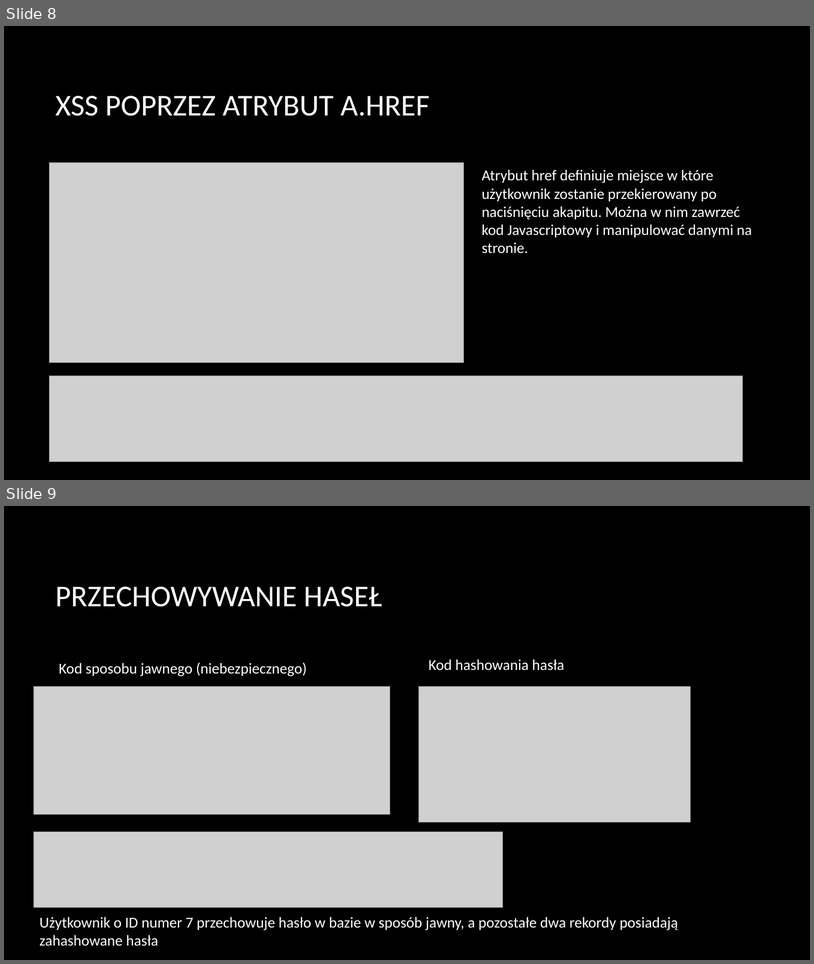
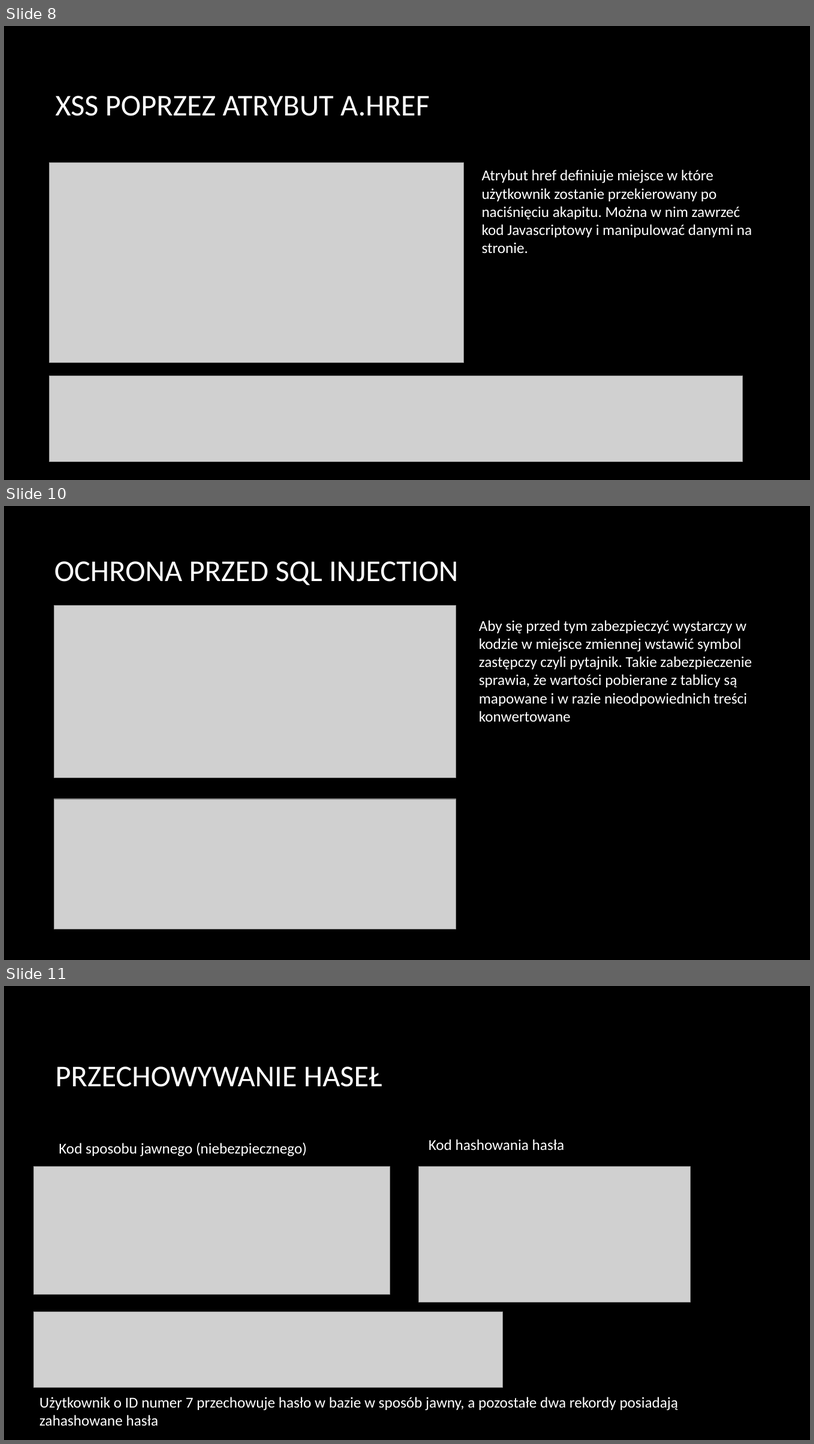
Before and after one commit to jakubfalowski/XSS-FIX_React_Node_Express, a slide deck: proseminarium.pptx. Shown one above the other, each under a label of ours: slides 8 and 9 before the commit, slides 8, 10 and 11 after it; the slides between them are not shown. The pictures are 814x964 and 814x1444 pixels, drawn with LibreOffice and Linux fonts; fonts in the diff are those of the drawing; grey boxes stand for pictures; background and template pictures are left out. Boxes give left, top, right and bottom in pixels: in the first picture for what was removed or moved away, otherwise in the second. Text is boxed around its words. In the diff, an @@ line names an element or a change of style, - is before the commit and + after.

Commit message:
sql_injection_presentation

```diff
--- a/proseminarium.pptx
+++ b/proseminarium.pptx
@@ slide 10 added at box(4, 506, 810, 960), background picture (left out) @@
@@ title added at box(54, 561, 458, 585), 36 pt, text #FFFFFF @@
+OCHRONA PRZED SQL INJECTION
@@ picture added at box(54, 606, 456, 778) @@
@@ text added at box(479, 620, 752, 721), 18 pt, text #FFFFFF @@
+Aby się przed tym zabezpieczyć wystarczy w kodzie w miejsce zmiennej wstawić symbol zastępczy czyli pytajnik. Takie zabezpieczenie sprawia, że wartości pobierane z tablicy są mapowane i w razie nieodpowiednich treści konwertowane
@@ picture added at box(54, 799, 456, 929) @@
@@ what was slide 9 is now slide 11 @@
```
Also in this commit, not shown: 1 slide changed, 1 other slide added.
